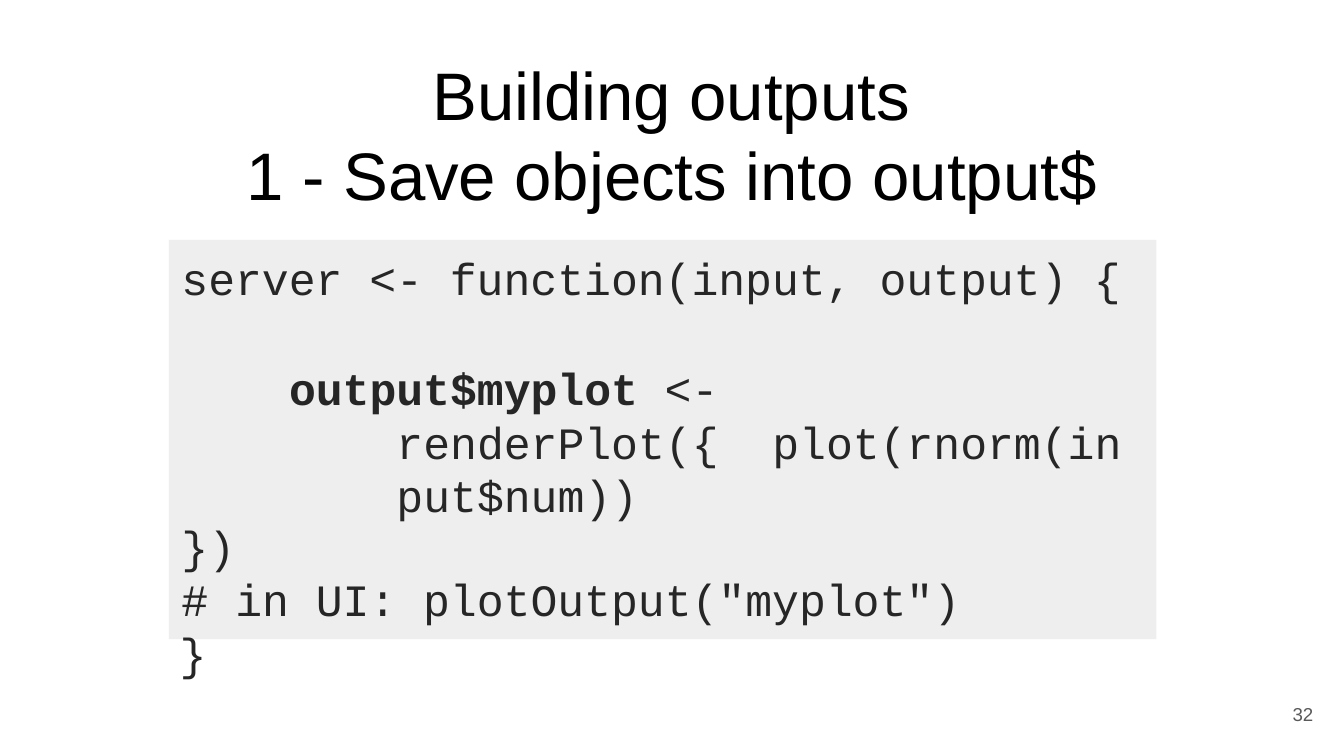
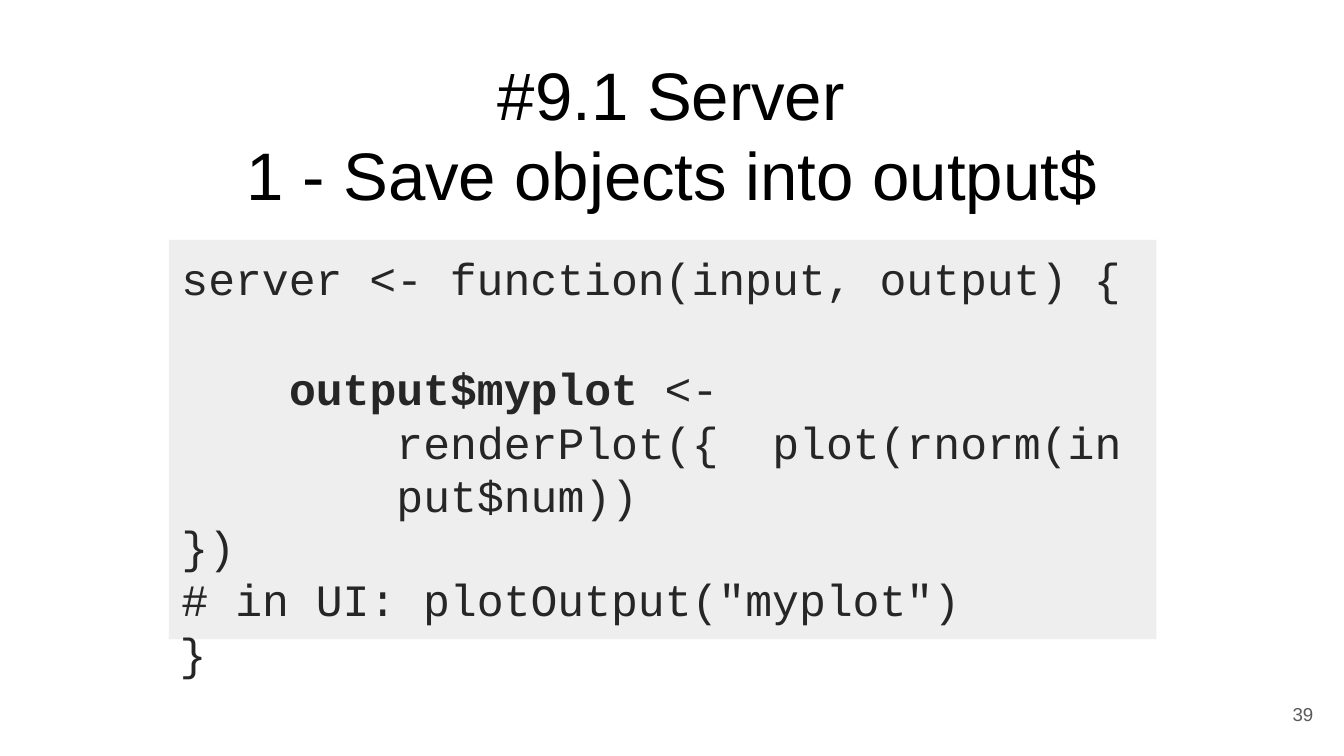
Before and after one commit to WHOIGit/Rshinypresentation, a slide deck: slide 39 of shinyRpresentation.odp (slide 32 before the commit). Drawn at 1344x756 pixels with LibreOffice and Linux fonts; fonts in the diff are those of the drawing. Boxes give left, top, right and bottom in pixels: in the first picture for what was removed or moved away, otherwise in the second. Text is boxed around its words. In the diff, an @@ line names an element or a change of style, - is before the commit and + after.

```diff
--- a/shinyRpresentation.odp
+++ b/shinyRpresentation.odp
@@ title at [246,73,1097,213]: text changed @@
-Building outputs
-1 - Save objects into output$
+#9.1 Server
+1 - Save objects into output$
@@ page number at [1293,708,1314,721]: text changed @@
-32
+39
```
Also in this commit, not shown: 28 other slides changed, 10 slides added, 7 slides removed, 8 other files.
